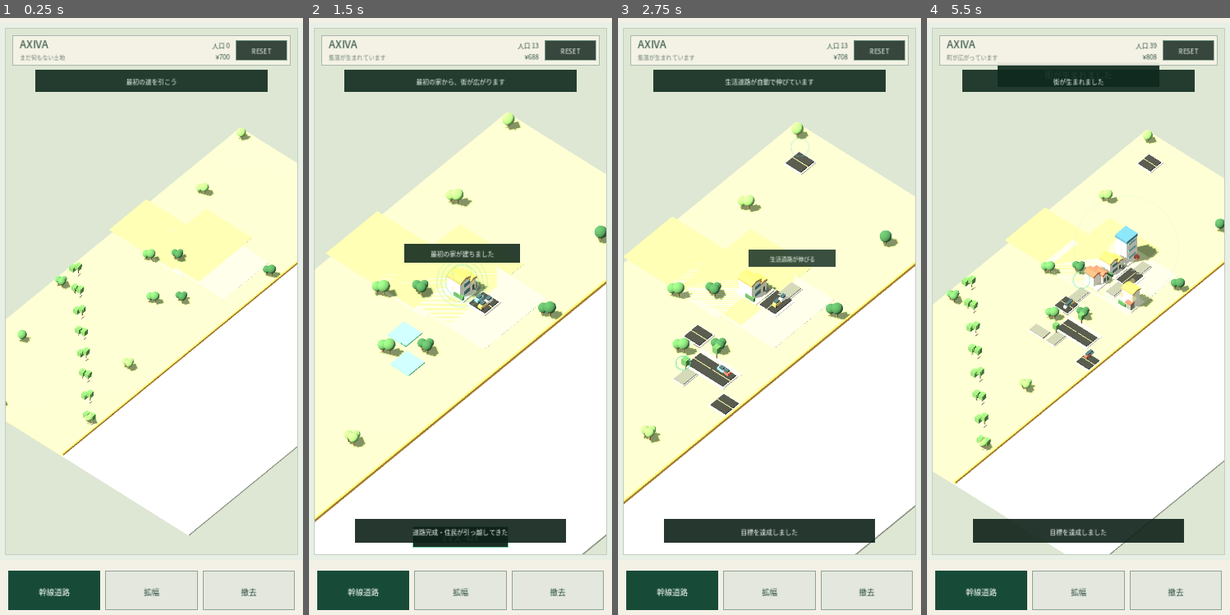
Above: before the commit, frames 1-4 (left to right).
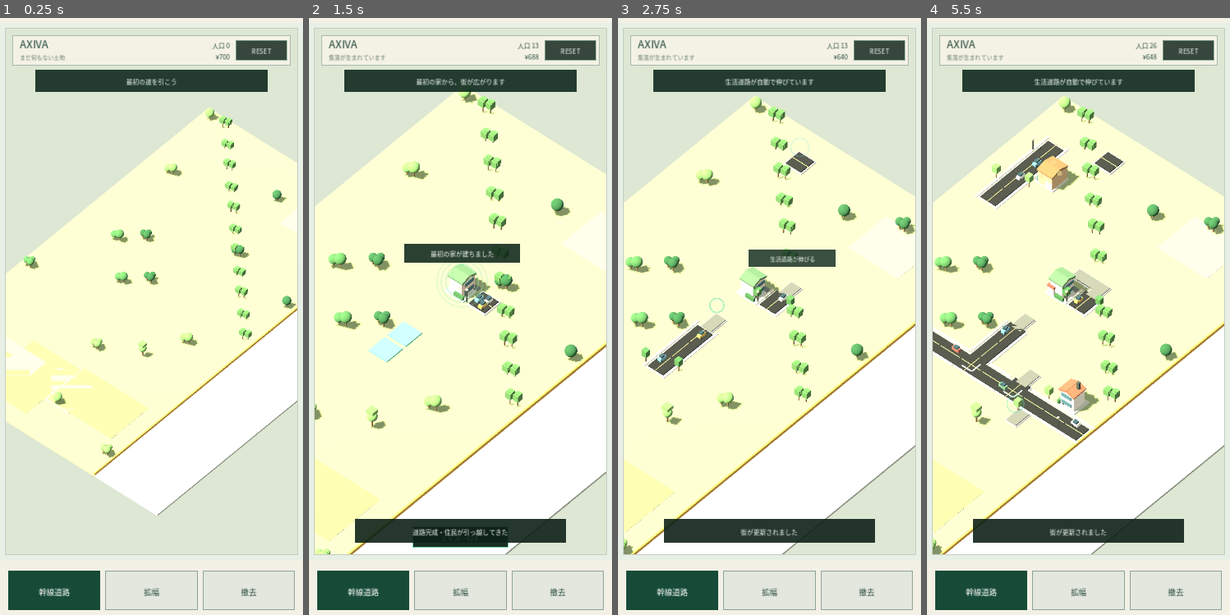
Above: after the commit, the same moments.

Repository: 48wr9f4wgp-lab/machi-loop
Game: Godot game, scene res://main.tscn
Same seed, same stepped clock (60 frames per second), same inputs: the game is played once before the commit and once after it.
Inputs (mouse positions are in pixels of both pictures, inside the frame that each line leads up to):
- Up to frame 1 (0.25 s): no input
- Up to frame 2 (1.5 s): tap Enter at 0.5 s; move the mouse to (527, 262) at 0.52 s; click (527, 262) at 0.67 s; drag from (399, 328) to (445, 429) at 1.27 s
- Up to frame 3 (2.75 s): move the mouse to (799, 149) at 2.02 s; click (799, 149) at 2.17 s
- Up to frame 4 (5.5 s): drag from (1063, 429) to (987, 197) at 2.77 s; move the mouse to (1169, 394) at 3.52 s; click (1169, 394) at 3.67 s; drag from (987, 197) to (1033, 131) at 4.27 s; move the mouse to (1093, 298) at 5.02 s; click (1093, 298) at 5.17 s

The runs differ from the first frame. In frame 1, 22% of the frame differs, in the area x 1-99%, y 15-87%; in frame 2, 26%; in frame 3, 27%; in frame 4, 34%, in the area x 1-99%, y 4-90%.

Commit message:
Enable AXIVA v0.35 road draw ergonomics

Diff:
--- a/main.gd
+++ b/main.gd
@@ -1 +1 @@
-extends "res://main_v34_mobile_hud.gd"
+extends "res://main_v35_road_draw_map_scale.gd"
